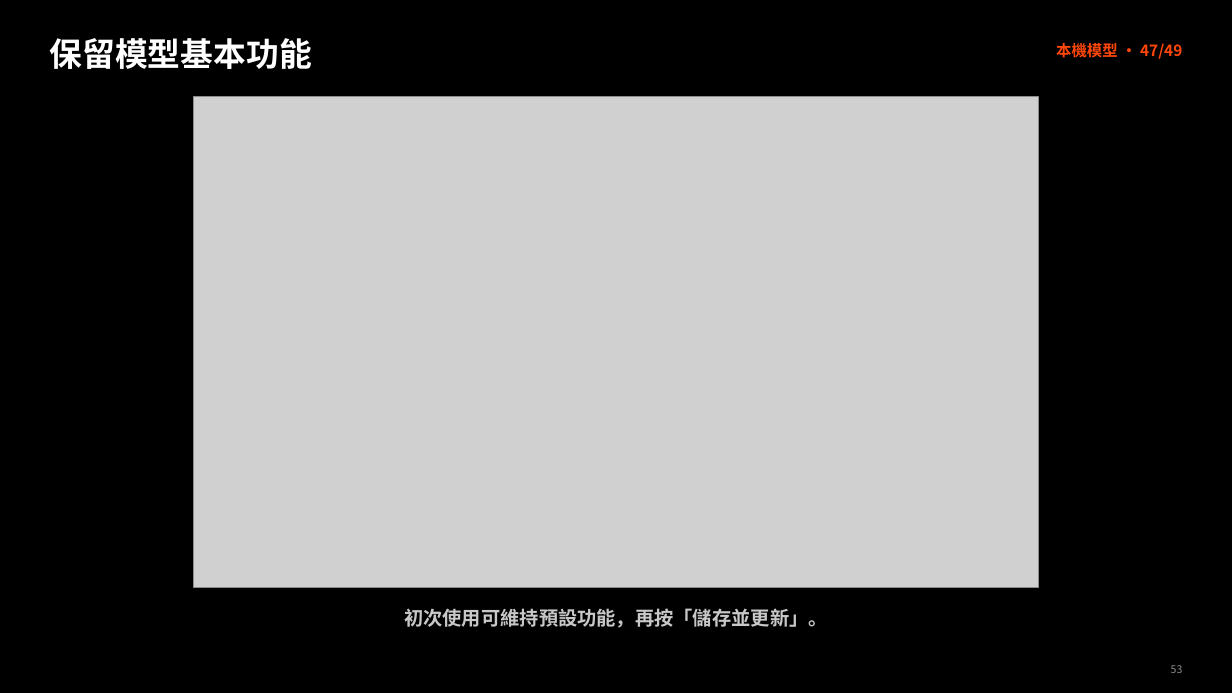
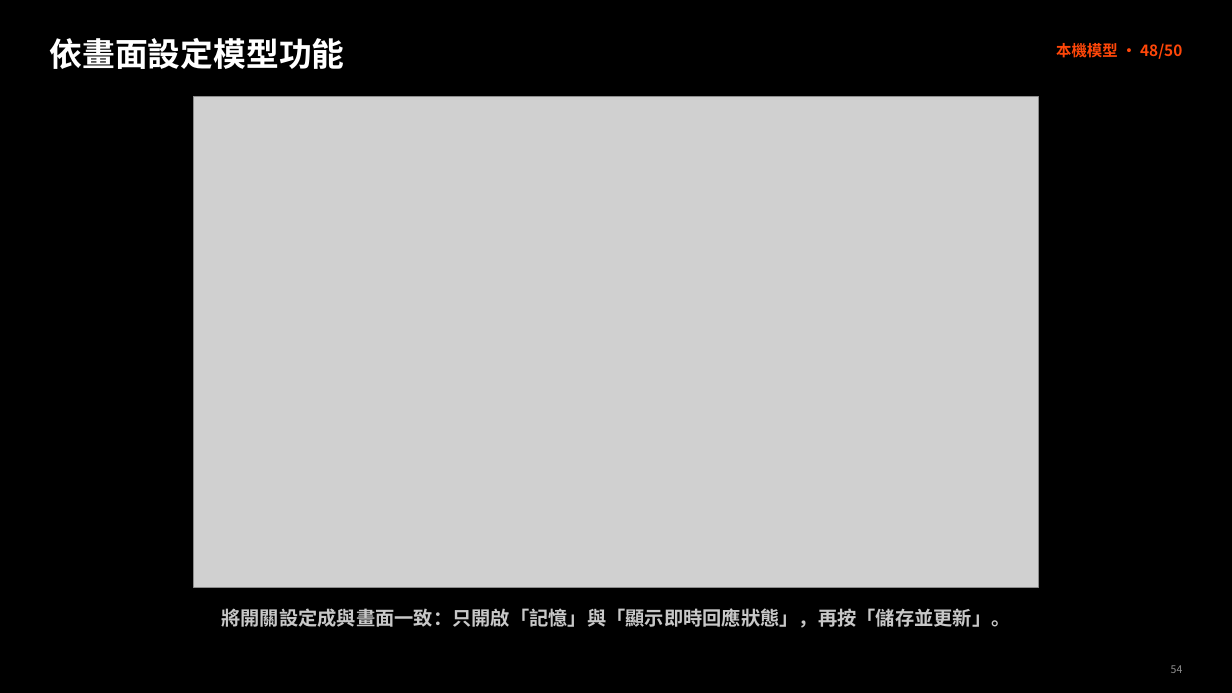
Before and after one commit to lee0401g/project-delivery_3LM, a slide deck: slide 54 of 地端AI建置實作.pptx (slide 53 before the commit). Drawn at 1232x693 pixels with LibreOffice and Linux fonts; fonts in the diff are those of the drawing; grey boxes stand for pictures. Boxes give left, top, right and bottom in pixels: in the first picture for what was removed or moved away, otherwise in the second. Text is boxed around its words. In the diff, an @@ line names an element or a change of style, - is before the commit and + after.

Commit message:
修改同步內容
1 獨立出 p25、26 操作分支
2 移除 p27 贅字
3 p33 更新狀態檢查流程與示意圖，確保敘述一致
4 p47 應要求閱者在此頁將開關設定到與此一致
5 明確標示本份簡報僅涵蓋單元 00～04
6 已移除畫面、正文及講者備註中的未來 RAG／知識庫提示

```diff
--- a/地端AI建置實作.pptx
+++ b/地端AI建置實作.pptx
@@ text at [50, 38, 345, 69]: text changed @@
-保留模型基本功能
+依畫面設定模型功能
@@ text at [1056, 43, 1182, 59]: text changed @@
-本機模型 · 47/49
+本機模型 · 48/50
@@ text at [221, 608, 1010, 628]: text changed @@
-初次使用可維持預設功能，再按「儲存並更新」。
+將開關設定成與畫面一致：只開啟「記憶」與「顯示即時回應狀態」，再按「儲存並更新」。
@@ text at [1171, 665, 1183, 673]: text changed @@
-53
+54
```
Also in this commit, not shown: 51 other slides changed, 4 slides added, 2 slides removed, 2 other files.
